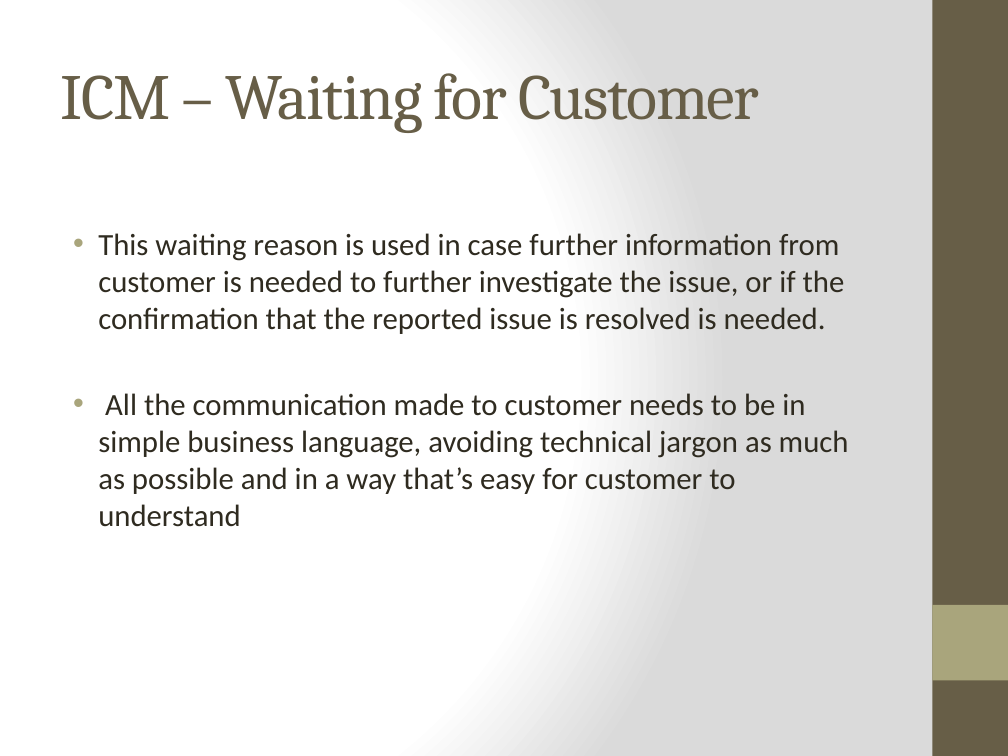
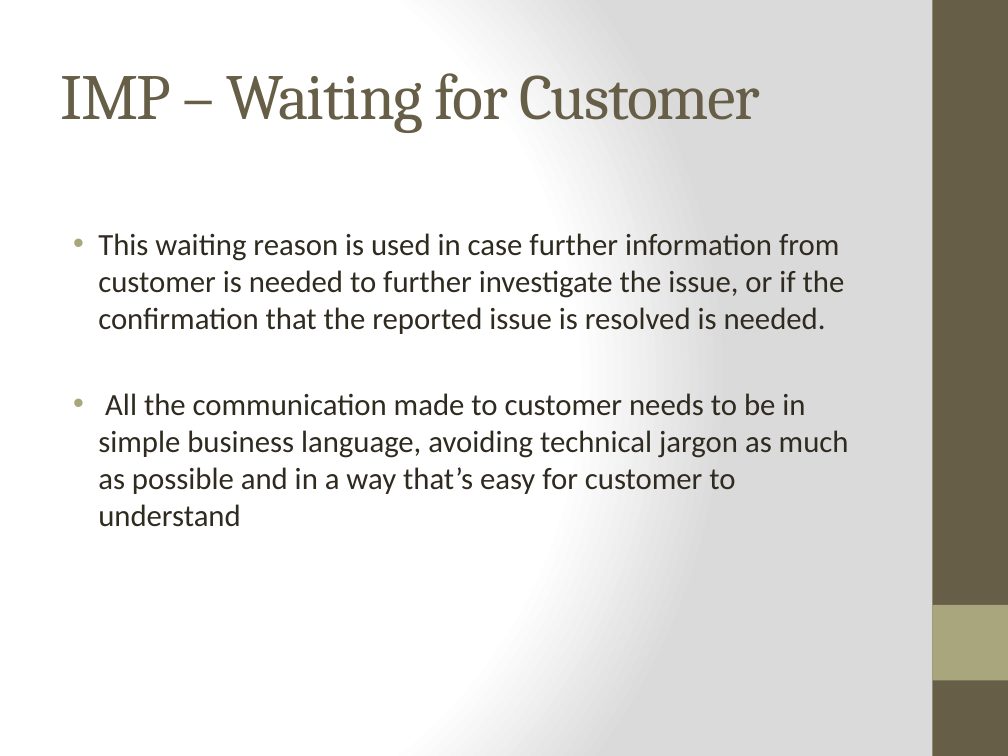
Before and after one commit to Group5LoanApplication/LAp, a slide deck: slide 12 of impm.pptx. Drawn at 1008x756 pixels with LibreOffice and Linux fonts; fonts in the diff are those of the drawing. Boxes give left, top, right and bottom in pixels: in the first picture for what was removed or moved away, otherwise in the second. Text is boxed around its words. In the diff, an @@ line names an element or a change of style, - is before the commit and + after.

```diff
--- a/impm.pptx
+++ b/impm.pptx
@@ title at <box>60,73,760,133</box>: text changed @@
-ICM – Waiting for Customer
+IMP – Waiting for Customer
```
Also in this commit, not shown: 1 other slide changed.
